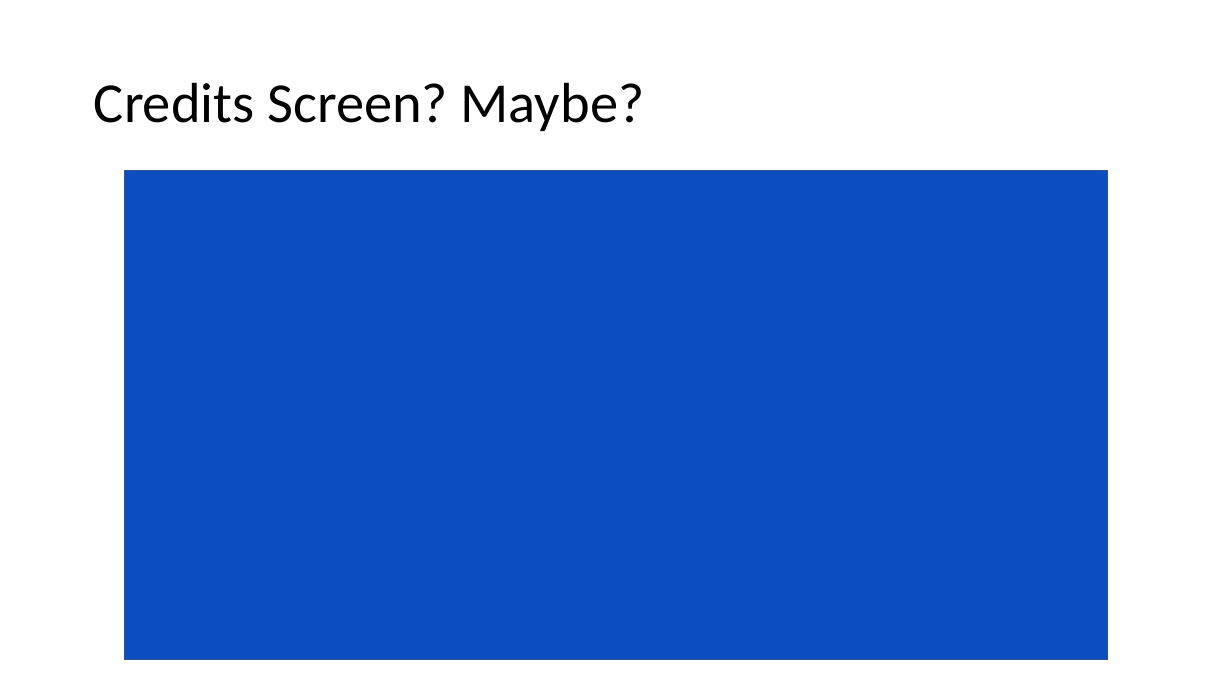
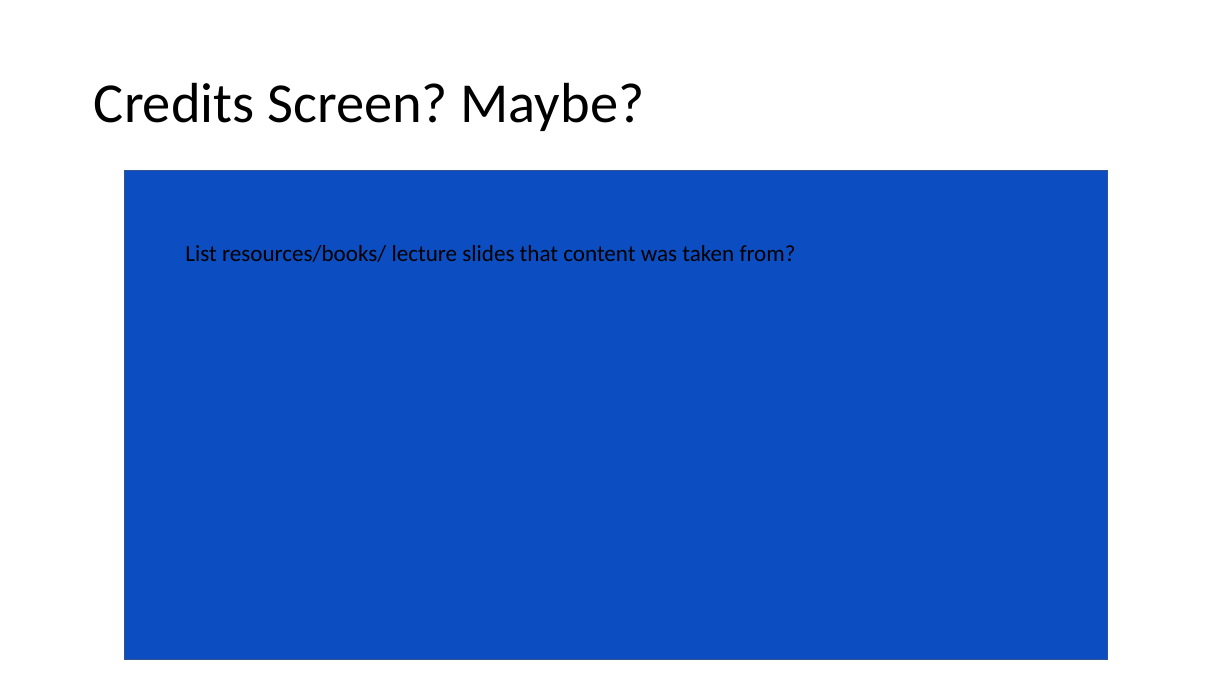
Before and after one commit to codingWithAndy/Thesis_Project, a slide deck: slide 11 of Additional Content/App Storyboard.pptx. Drawn at 1232x693 pixels with LibreOffice and Linux fonts; fonts in the diff are those of the drawing. Boxes give left, top, right and bottom in pixels: in the first picture for what was removed or moved away, otherwise in the second. Text is boxed around its words. In the diff, an @@ line names an element or a change of style, - is before the commit and + after.

```diff
--- a/Additional Content/App Storyboard.pptx
+++ b/Additional Content/App Storyboard.pptx
@@ text added at (x1=185, y1=245, x2=796, y2=262), 18 pt, text #000000 @@
+List resources/books/ lecture slides that content was taken from?
```
Also in this commit, not shown: 2 other slides changed, 10 other files.
